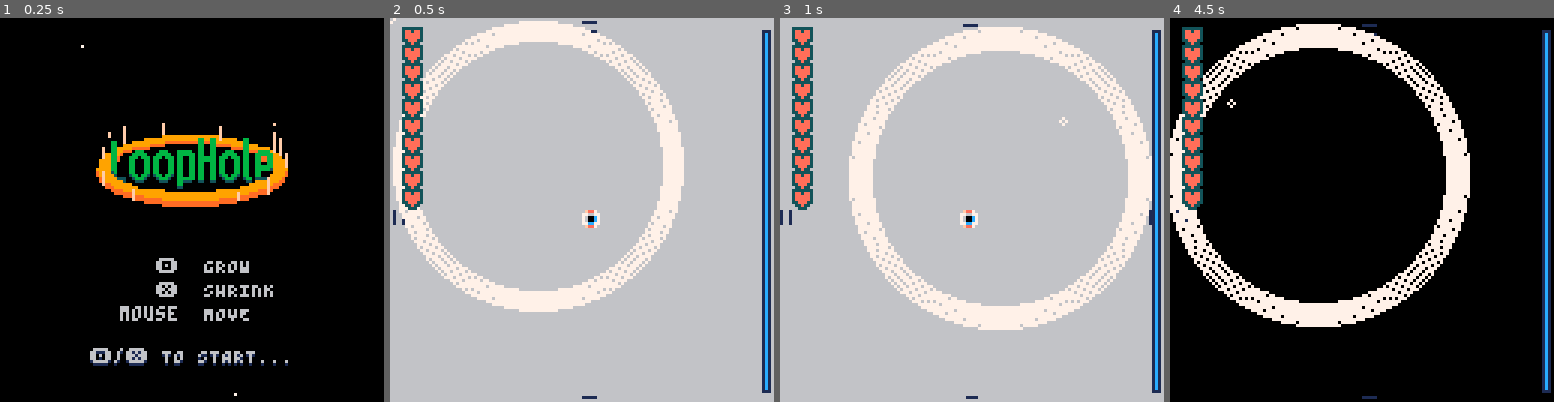
Above: before the commit, frames 1-4 (left to right).
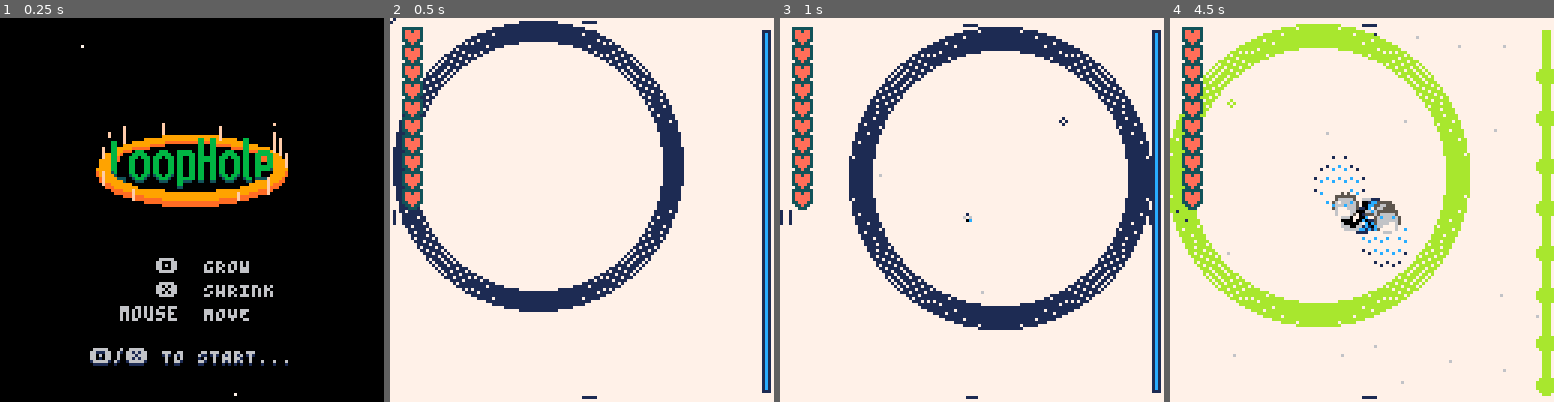
Above: after the commit, the same moments.

Repository: Alfie-Edwards/LoopHole
Game: PICO-8 cartridge loop.p8
Same seed, same stepped clock (60 frames per second), same inputs: the game is played once before the commit and once after it.
Inputs (mouse positions are in pixels of both pictures, inside the frame that each line leads up to):
- Up to frame 1 (0.25 s): no input
- Up to frame 2 (0.5 s): tap X (X key) at 0.33 s
- Up to frame 3 (1 s): click (1060, 121) at 0.67 s; tap O (Z key) at 0.7 s
- Up to frame 4 (4.5 s): tap X (X key) at 1.07, 1.85, 2.97, 4.08 s; click (1216, 267) at 1.22 s; tap O (Z key) every 0.4 s from 1.7 to 4.1 s; click (1277, 114) at 1.77 s; click (1342, 259) at 2.32 s; click (1404, 106) at 2.87 s; click (1465, 256) at 3.42 s; click (1231, 102) at 3.97 s

Frame 1 is identical in both runs. In frame 2, 95% of the frame differs, in the area x 0-100%, y 0-100%; in frame 3, 95%; in frame 4, 97%.

Commit message:
Make 4 atom variants

Diff:
--- a/loop.p8
+++ b/loop.p8
@@ -129,7 +129,7 @@
 
 	curios = {}
 
-	timeline_idx = 1
+	timeline_idx = 9
 	t_started_scene = t()
 
 	t_last_damage = 0
@@ -716,6 +716,7 @@
 }
 
 sprite_groups = {
+	atom = {"atom", "atom2", "atom3", "atom4"},
 	bloodcell = {"bloodcell", "bloodcell2", "bloodcell3"},
 	bacteria = {"bacteria", "bacteria2", "bacteria3"},
 	cell = {"cell", "cell2", "cell3"},
@@ -846,10 +847,22 @@
 		w = 16,
 		h = 16,
 	},
-	dna = {
+	atom2 = {
 		x = 0 * 16,
 		y = 2 * 16,
-		w = 32,
+		w = 16,
+		h = 16,
+	},
+	atom3 = {
+		x = 1 * 16,
+		y = 2 * 16,
+		w = 16,
+		h = 16,
+	},
+	atom4 = {
+		x = 2 * 16,
+		y = 2 * 16,
+		w = 16,
 		h = 16,
 	},
 	meteor = {
@@ -1069,22 +1082,22 @@
 99999799779997779999997799799777999999999999797799999779911c11979c7c7c7c1999997799111111111111999777777cccc77cc911111111111111cc
 99999999979999979999997999999997999999999999799799999999771179991cccccc1799779979991111111111999c77ccccc9777c99911111111111111cc
 99999999999999779999999999999977999999999999777799999999799977991111111197779777999991111119999977cc999997c9999911111111111111cc
-c11999999999111c1c11c11c111c11c199991cc11cc1199999999996699966666669999999999999999999199999999999999994499999999999999199999999
-b99c9999999c99b99b99b99b999b99b999919cc99cc1ccc99999996556666665556dd699999999999991c199cc11999999999994499999999999991419999999
-b99b1999991b99b99b99b99b999b99b999c99a999b93ccc9999999ddd56d6d5d5566ddd666999999991c11ca1111199999999944449999999999991419999999
-b99b9c99919b99b9b99b999b99b999b9919799999b33ccc1999999ddd56dddddd5566dd66d69999919111aa1999911999999994aa49999999999914441999999
-999b9b19199b9b99b99b99b999b99b99999999a9b339911199999995dd5ddddddd566dd566669999911a171177a999199999944aa44999999999114441199999
-99b99b1919b99b99b99b99b999b99b99999999993399cccc9999666dddddddd6ddd555dd566d999991119a71117ac199444444aaaa4444449911144a44111999
-99b99b1919b99b9b99b999b99b99b99b9999997a2222cccc99966556ddddddddddddd5ddd56d99991c1f11a77111ac19944aaaa77aaaa4494444444a44444449
-99b9b99199b9b99b99b999b99b99b99bcccc99222222cccc99665dddddddd6ddddddddddd566d999119fa1f77771111199444aa77aa444991444aaa7aaa44419
-99b9b99199b9b99b99b99b999b99b99bcccc22222999cccc9965dddddddddddddd666dd6dd65d9991f19aa1a77a711a9999944a77a4499999914444a44441999
-9b99b9191b99b9b99b999b99b99b99b9cccc2233a7999999965dd6dd56ddddddd66666dddd5ddd991cf11aa1aff1a9a999944aaaaaa44999999144a4a4419999
-9b99b9191b99b9b99b99b999b99b99b9cccc993b99999999955dddddd5666dddd6555666ddd5d6d991a191c91171a11c99944aa44aa4499999914a444a419999
-9b9b99191b9b99b99b99b999b99b99b91119933b9a9999999955dddddd5556ddd66555566dddd6d991ca911a777111119994aa4444aa49999994444144449999
-b99b91999c9b99b9b999b99b99b999b91ccc33b999997919995666ddddd5556dd555ddd556ddd6699911c111111ac19199444449944444999914441914441999
-b99b1999991b9b99b99b999b99b99b999ccc39b999a99c999666565dddddd5dd5ddddddd56dd565d999111911aaf199199444999999444999144419991444199
-b99c9999999c9b99b99b999b99b99b999ccc1cc99cc91999965555ddddddddd5dddddddd56dd565d999999999111991999449999999944999144199999144199
-c119999999991c11c11c111c11c11c1199911cc11cc19999955dddd5d6ddd5ddddddddddd5dd56dd999991911199999999999999999999999111999999911199
+99999000000999999999966666699999999991111119999999999996699966666669999999999999999999199999999999999994499999999999999199999999
+9990077770006999999667777666599999911777711109999999996556666665556dd699999999999991c199cc11999999999994499999999999991419999999
+990077777700069999667777776665999911777777111099999999ddd56d6d5d5566ddd666999999991c11ca1111199999999944449999999999991419999999
+900777777700006996677777776666599117777777111109999999ddd56dddddd5566dd66d69999919111aa1999911999999994aa49999999999914441999999
+90077777770000699667777777666659911777777711110999999995dd5ddddddd566dd566669999911a171177a999199999944aa44999999999114441199999
+6007777700000006566777776666666501177777111111109999666dddddddd6ddd555dd566d999991119a71117ac199444444aaaa4444449911144a44111999
+60077777000000065667777766666665011777771111111099966556ddddddddddddd5ddd56d99991c1f11a77111ac19944aaaa77aaaa4494444444a44444449
+60007700000000065666776666666665011177111111111099665dddddddd6ddddddddddd566d999119fa1f77771111199444aa77aa444991444aaa7aaa44419
+6000000000000006566666666666666501111111111111109965dddddddddddddd666dd6dd65d9991f19aa1a77a711a9999944a77a4499999914444a44441999
+660000000000006655666666666666550011111111111100965dd6dd56ddddddd66666dddd5ddd991cf11aa1aff1a9a999944aaaaaa44999999144a4a4419999
+660000000000066655666666666665550011111111111000955dddddd5666dddd6555666ddd5d6d991a191c91171a11c99944aa44aa4499999914a444a419999
+9660000000006669955666666666555990011111111100099955dddddd5556ddd66555566dddd6d991ca911a777111119994aa4444aa49999994444144449999
+966660000066666995555666665555599000011111000009995666ddddd5556dd555ddd556ddd6699911c111111ac19199444449944444999914441914441999
+9966666666666699995555555555559999000000000000999666565dddddd5dd5ddddddd56dd565d999111911aaf199199444999999444999144419991444199
+999666666666699999955555555559999990000000000999965555ddddddddd5dddddddd56dd565d999999999111991999449999999944999144199999144199
+999996666669999999999555555999999999900000099999955dddd5d6ddd5ddddddddddd5dd56dd999991911199999999999999999999999111999999911199
 9999999777779999999999666666666999999ddfffd99999966666dd55d6ddddddddd5ddddd566d99999999a71aa211914191999491ff91899999918e91e99e1
 999999ddd6d77999999966f777777f6699ffddd555ff99996655556dddd5ddddd6ddddddddd55659999972a11ac17aa991414991a4f848419949199988a8e419
 99999dd667677d9999996f77766677f69ff5dddddd5ff999655ddd56ddd5dd6dd5dddddddddd55999999ca11111a1a71414a144aa777f4849449c199144747e1
--- a/timeline.lua
+++ b/timeline.lua
@@ -323,7 +323,7 @@
 				x = ball.x * scale + config.x,
 				y = ball.y * scale + config.y,
 				r = config.ball_r * scale,
-				id = "atom",
+				id = sprite_groups.atom[1+rnd(4)\1],
 			}))
 	end
 
@@ -704,13 +704,13 @@
 						a = progress * 0.2 + 0.25,
 						dist = 6 + progress * 1.3,
 						r = 6 + progress,
-						id = "atom",
+						id = sprite_groups.atom[1+rnd(4)\1],
 					}),
 					sprite_curio({
 						a = progress * 0.2 + 0.75,
 						dist = 6 + progress * 1.3,
 						r = 6 + progress,
-						id = "atom",
+						id = sprite_groups.atom[1+rnd(4)\1],
 					})
 				}
 			end
@@ -722,13 +722,13 @@
 						a = progress * 0.2 + 0.25,
 						dist = 6 + progress * 1.5,
 						r = 6 + progress,
-						id = "atom",
+						id = sprite_groups.atom[1+rnd(4)\1],
 					}),
 					sprite_curio({
 						a = progress * 0.2 + 0.75,
 						dist = 6 + progress * 1.5,
 						r = 6 + progress,
-						id = "atom",
+						id = sprite_groups.atom[1+rnd(4)\1],
 					})
 				}
 			end
@@ -807,7 +807,7 @@
 			})
 		},
 	}, _make_dust_spawner(6)),
-	_make_sprite_zoom_scene(7, sprite_index.atom, 32, 10, -0.5, -0.5),
+	_make_sprite_zoom_scene(7, sprite_index.atom2, 32, 10, -0.5, -0.5),
 	_make_curio_spawner_scene(0,
 	{
 		{
